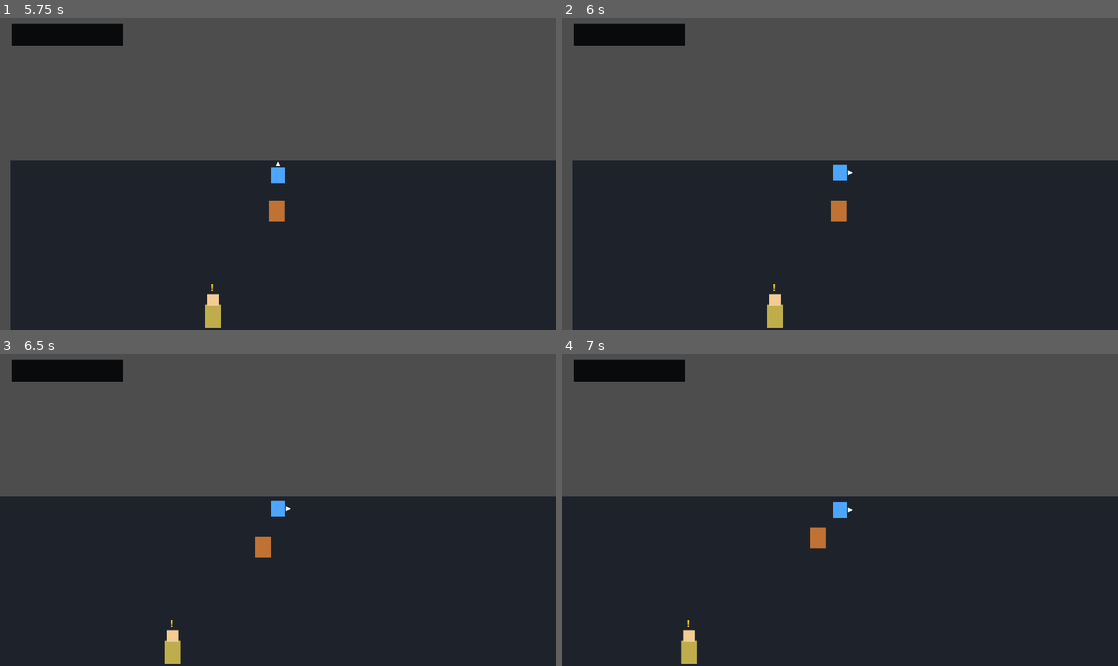
Above: before the commit, frames 1-4 (two rows, left to right).
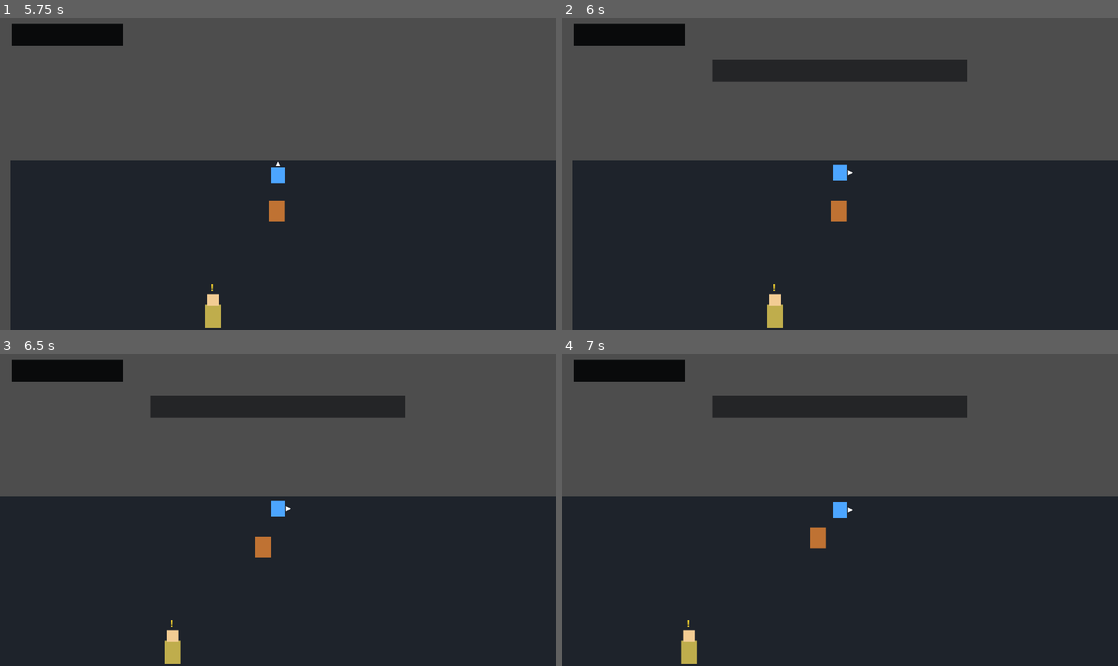
Above: after the commit, the same moments.

Repository: kikajima/dragonballsoullegacy
Game: Godot game, scene res://scenes/bootstrap/bootstrap.tscn
The game is run twice, just before and just after one commit, with the same random seed, the same clock (stepped at 60 frames per second) and the same inputs.
Inputs:
- Up to frame 1 (5.75 s): tap Enter (ui_accept) at 0.5, 0.77, 1.52, 2.75, 3.02, 3.77, 4.25, 4.52 s; hold W (move_up) 0.53-2.03 s; tap J (attack) at 0.6 s; tap Shift (block) at 1.35 s; hold L (charge_ki) 2.03-2.78 s; hold A (move_left) 2.03-3.53 s; tap Space (dash) at 2.85 s; hold S (move_down) 3.53-4.28 s; hold E (interact) 3.53-4.28 s; hold D (move_right) 4.28-5.03 s; tap K (ki_blast) at 4.35 s; hold W (move_up) from 5.03 s (still down); tap I (kick) at 5.1 s
- Up to frame 2 (6 s): tap Enter (ui_accept) at 5.75 s; release W (move_up) at 5.78 s; hold D (move_right) from 5.78 s (still down); tap Q (quick_item) at 5.85 s
- Up to frame 3 (6.5 s): keep holding D (move_right); tap Enter (ui_accept) at 6.02 s
- Up to frame 4 (7 s): keep holding D (move_right); tap J (attack) at 6.6 s; tap Enter (ui_accept) at 6.77 s

Frame 1 is identical in both runs. In frame 2, 3.3% of the frame differs, in the area x 27-73%, y 13-21%; in frame 3, 3.3%; in frame 4, 3.3%.
Error before the commit: Trying to assign value of type 'Label' to a variable of type 'legacy_bitmap_text.gd'. (res://ui/notifications/notification_feed.gd:6)

Commit message:
ui: apply legacy menu font to notification feed

Diff:
--- a/ui/notifications/notification_feed.tscn
+++ b/ui/notifications/notification_feed.tscn
@@ -1,13 +1,14 @@
-[gd_scene load_steps=2 format=3]
+[gd_scene load_steps=3 format=3]
 
 [ext_resource type="Script" path="res://ui/notifications/notification_feed.gd" id="1_notification"]
+[ext_resource type="Script" path="res://ui/fonts/legacy_bitmap_text.gd" id="2_bitmap"]
 
 [node name="NotificationFeed" type="Control"]
 layout_mode = 0
 offset_left = 130.0
 offset_top = 36.0
 offset_right = 350.0
-offset_bottom = 60.0
+offset_bottom = 55.0
 mouse_filter = 2
 script = ExtResource("1_notification")
 
@@ -18,17 +19,20 @@
 anchor_bottom = 1.0
 grow_horizontal = 2
 grow_vertical = 2
-color = Color(0.02, 0.025, 0.04, 0.72)
+color = Color(0.02, 0.025, 0.04, 0.56)
 mouse_filter = 2
 
-[node name="Label" type="Label" parent="Panel"]
+[node name="Label" type="Control" parent="Panel"]
 layout_mode = 1
 anchors_preset = 15
 anchor_right = 1.0
 anchor_bottom = 1.0
 grow_horizontal = 2
 grow_vertical = 2
+mouse_filter = 2
+script = ExtResource("2_bitmap")
 text = "Notification"
-theme_override_font_sizes/font_size = 8
+render_scale = 0.9
+glyph_advance = 6.0
 horizontal_alignment = 1
-vertical_alignment = 1
+vertical_center = true
